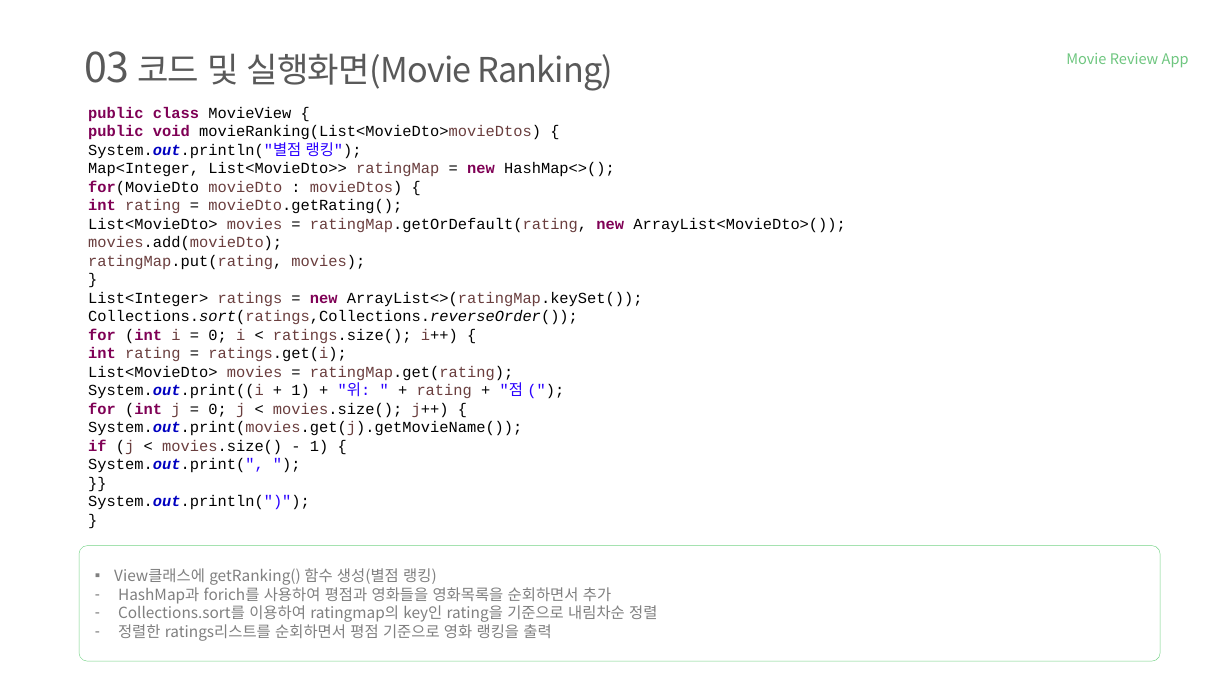
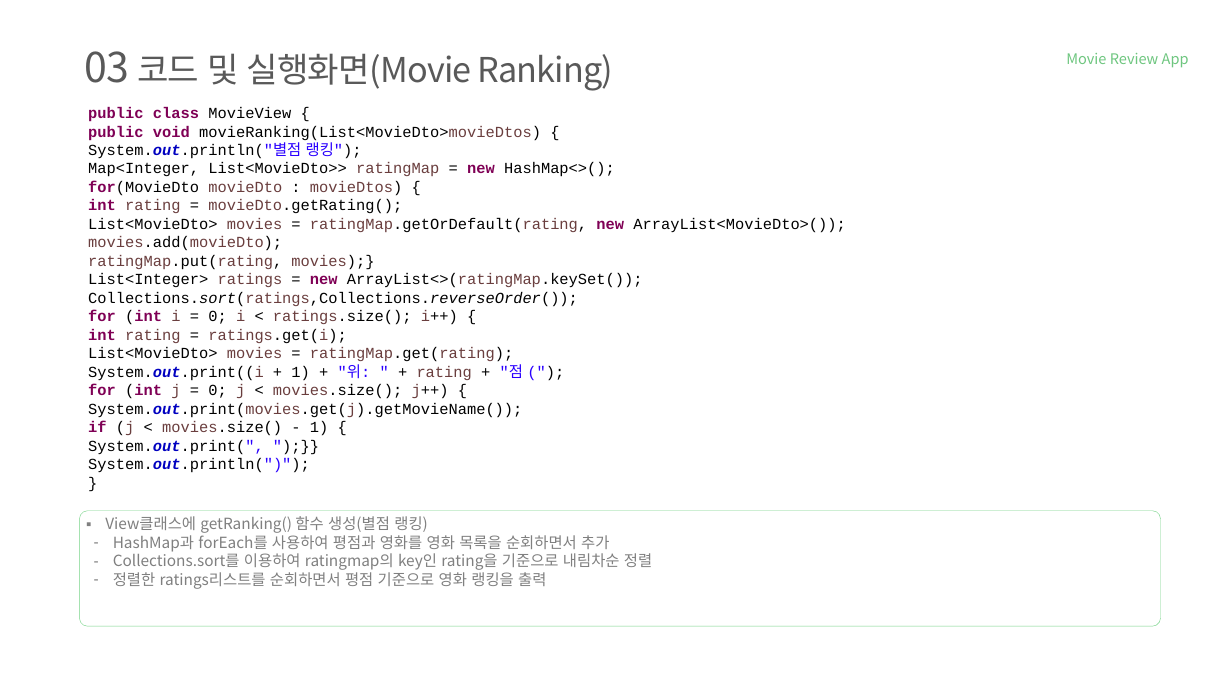
Before and after one commit to tnwjd121/MovieApp, a slide deck: slide 20 of ppt/국비(정보처리기능사)_백수정.pptx. Drawn at 1232x693 pixels with LibreOffice and Linux fonts; fonts in the diff are those of the drawing; background and template pictures are left out. Boxes give left, top, right and bottom in pixels: in the first picture for what was removed or moved away, otherwise in the second. Text is boxed around its words. In the diff, an @@ line names an element or a change of style, - is before the commit and + after.

```diff
--- a/ppt/국비(정보처리기능사)_백수정.pptx
+++ b/ppt/국비(정보처리기능사)_백수정.pptx
@@ text at [88, 255, 374, 270]: text changed @@
-ratingMap.put(rating, movies);
-}
+ratingMap.put(rating, movies);}
@@ text at [88, 439, 264, 455]: text changed @@
-System.out.print(", ");
-}}
+System.out.print(", ");}}
@@ rounded rectangle: place and size @@
-rounded rectangle at [79, 546, 1160, 661]
+rounded rectangle at [79, 511, 1161, 626]
@@ text "View클래스에 getRanking() 함수 생성(별점 랭킹)": place and size @@
-text "View클래스에 getRanking() 함수 생성(별점 랭킹)" at [114, 568, 657, 641]
+text "View클래스에 getRanking() 함수 생성(별점 랭킹)" at [105, 516, 652, 589]
@@ text at [113, 535, 609, 552]: text changed @@
-– HashMap과 forich를 사용하여 평점과 영화들을 영화목록을 순회하면서 추가
+– HashMap과 forEach를 사용하여 평점과 영화를 영화 목록을 순회하면서 추가
@@ text at [113, 551, 652, 589]: indent changed @@
```
Also in this commit, not shown: 19 other slides changed.
